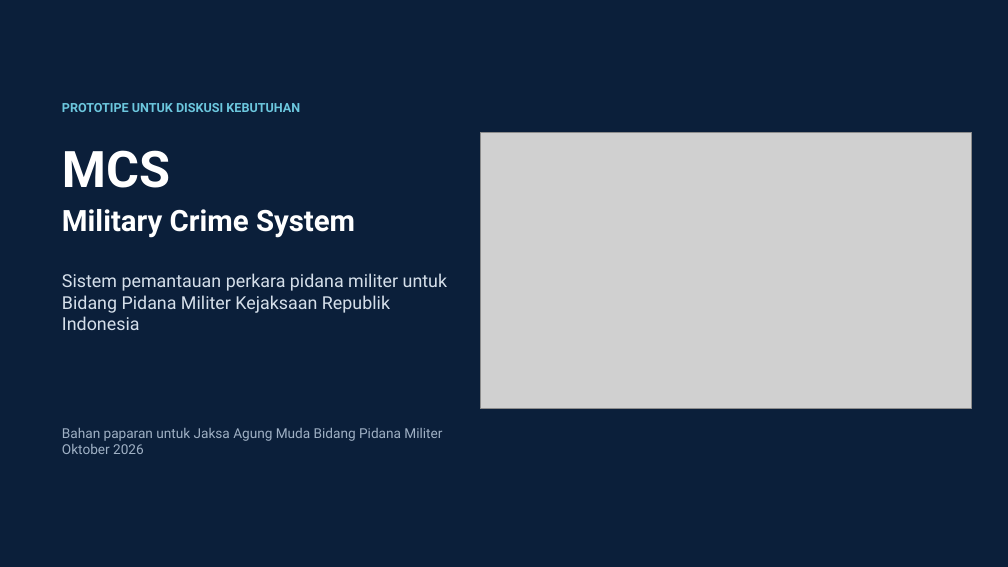
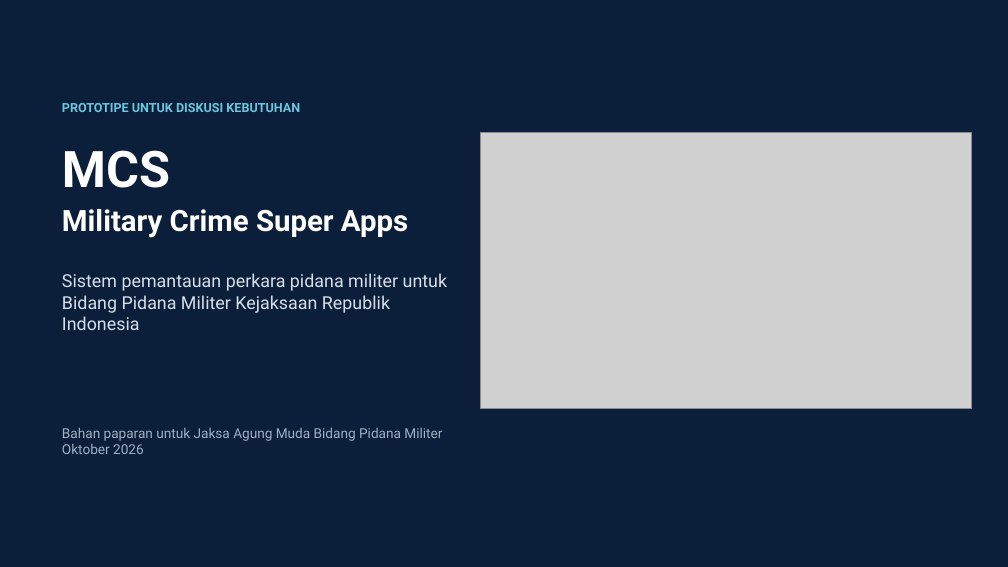
Before and after one commit to rickyramadhan/mcs-2026, a slide deck: slide 1 of docs/Paparan-MCS-Kejaksaan.pptx. Drawn at 1008x567 pixels with LibreOffice and Linux fonts; fonts in the diff are those of the drawing; grey boxes stand for pictures. Boxes give left, top, right and bottom in pixels: in the first picture for what was removed or moved away, otherwise in the second. Text is boxed around its words. In the diff, an @@ line names an element or a change of style, - is before the commit and + after.

```diff
--- a/docs/Paparan-MCS-Kejaksaan.pptx
+++ b/docs/Paparan-MCS-Kejaksaan.pptx
@@ text at [62, 209, 408, 238]: text changed @@
-Military Crime System
+Military Crime Super Apps
```
Also in this commit, not shown: 7 other files.
